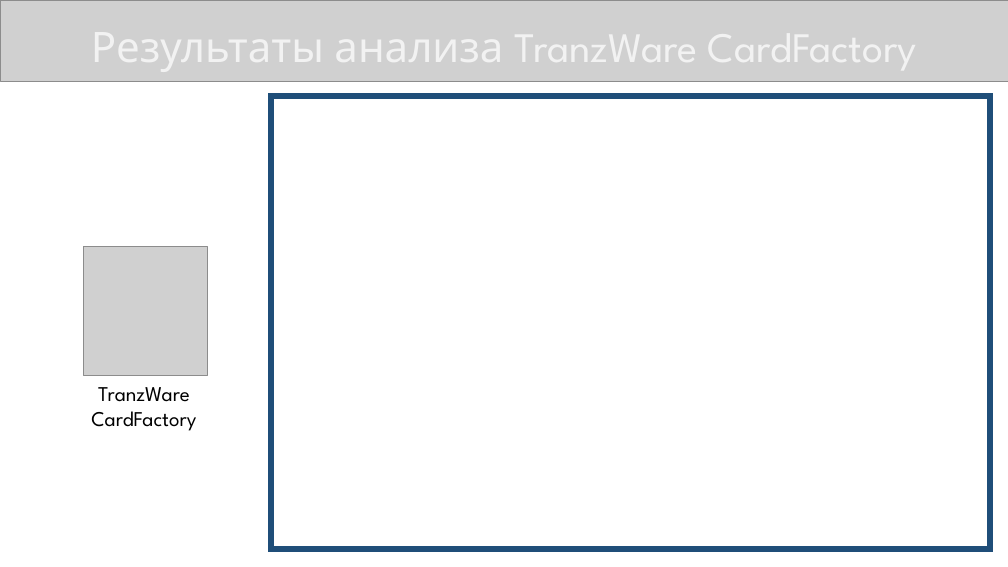
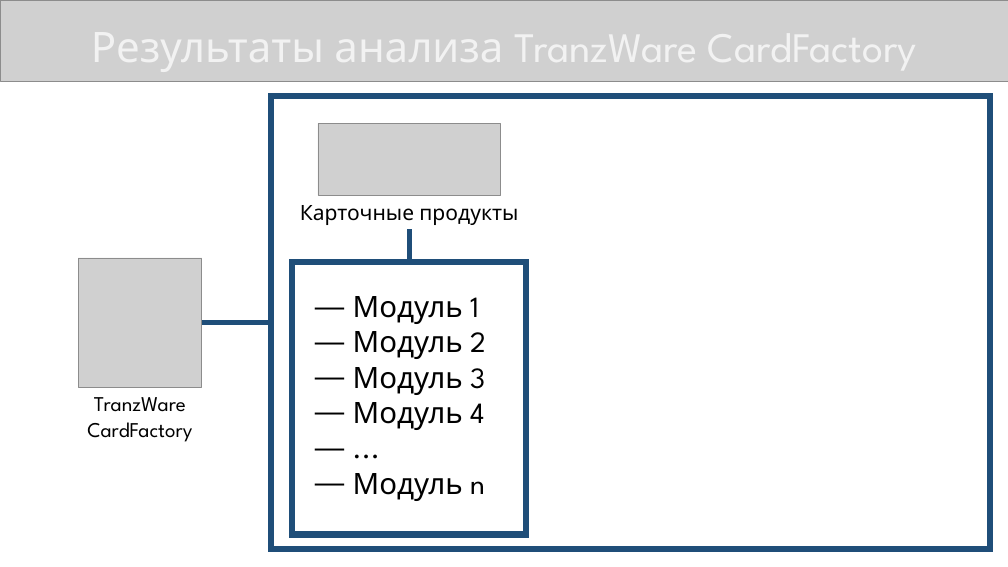
Before and after one commit to KonstantinShemyakin/Diplom, a slide deck: slide 7 of Presentation/NMSTU_Presentation.pptx (slide 8 before the commit). Drawn at 1008x567 pixels with LibreOffice and Linux fonts; fonts in the diff are those of the drawing; grey boxes stand for pictures. Boxes give left, top, right and bottom in pixels: in the first picture for what was removed or moved away, otherwise in the second. Text is boxed around its words. In the diff, an @@ line names an element or a change of style, - is before the commit and + after.

```diff
--- a/Presentation/NMSTU_Presentation.pptx
+++ b/Presentation/NMSTU_Presentation.pptx
@@ picture added at (318,123,501,195) @@
@@ text added at (300,205,518,225), 20 pt, text #000000 @@
+Карточные продукты
@@ line added from (409, 229) to (409, 262), #1F4E79 4.5 pt @@
@@ picture: place and size @@
-picture at (83,247,207,376)
+picture at (78,258,202,387)
@@ rectangle added at (293,262,526,535), outline #1F4E79 6 pt @@
@@ text added at (353,296,486,501), 28 pt, text #000000 @@
+― Модуль 1
+― Модуль 2
+― Модуль 3
+― Модуль 4
+― ...
+― Модуль n
@@ line added from (271, 323) to (202, 323), #1F4E79 4.5 pt @@
@@ text "TranzWare CardFactory": place and size @@
-text "TranzWare CardFactory" at (91,387,196,431)
+text "TranzWare CardFactory" at (87,397,192,442)
```
Also in this commit, not shown: 3 other slides changed, 1 slide added, 1 other file.
